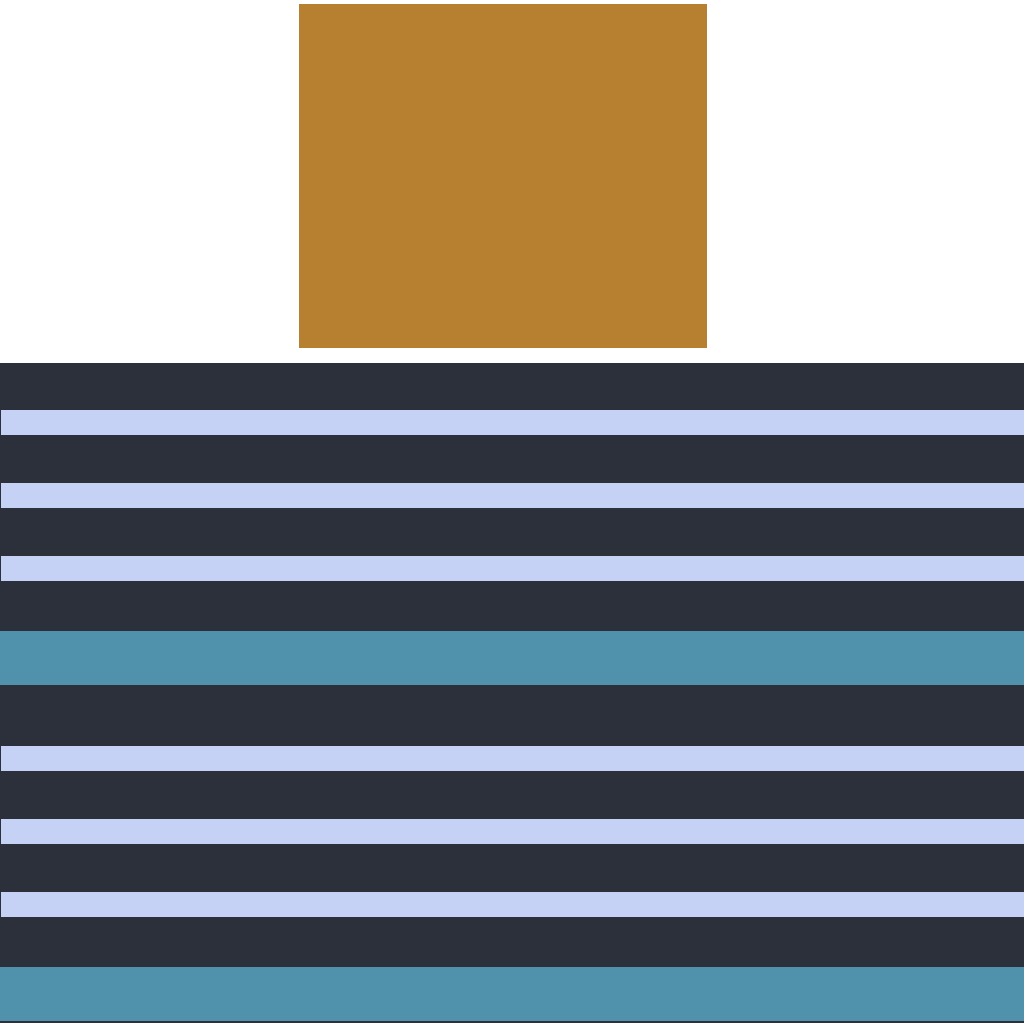
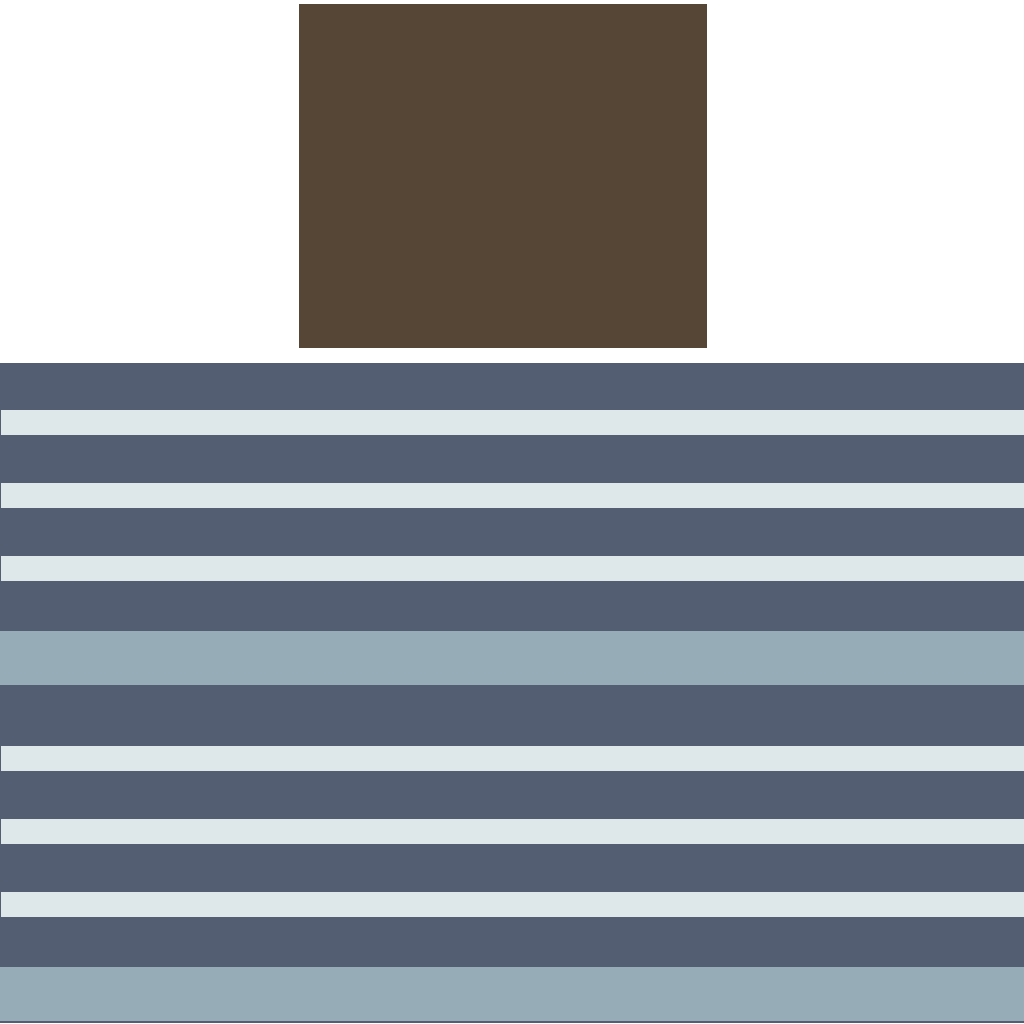
Revision of a layered 1024 × 1024 image; what changed, layer by layer:
painted on "tabletop" over [299, 4, 707, 348]
painted on "pattern copy" over [0, 746, 1024, 1021]
painted on "pattern" over [0, 410, 1024, 685]
painted on "clothTexture", masked it over [0, 363, 1024, 1023]
